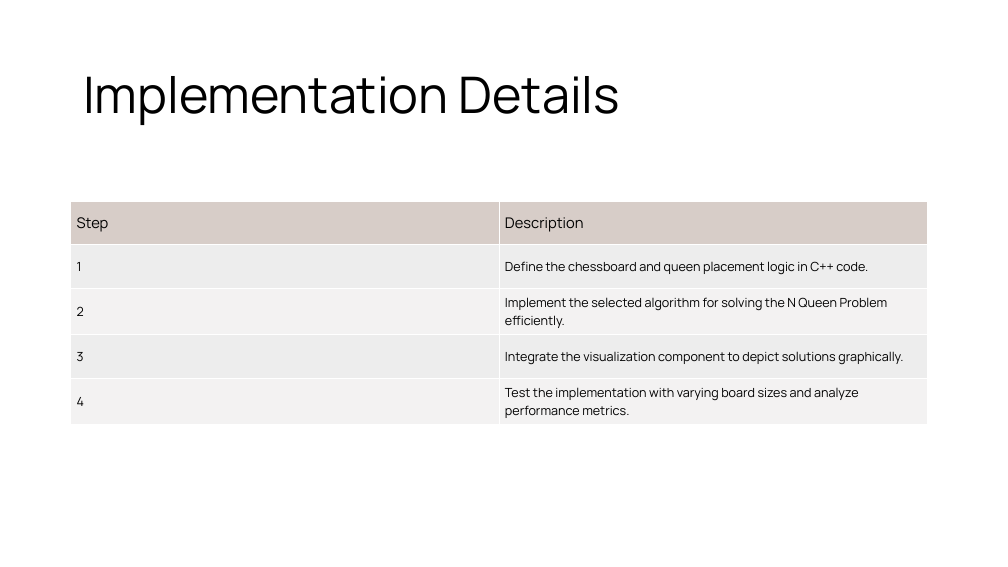
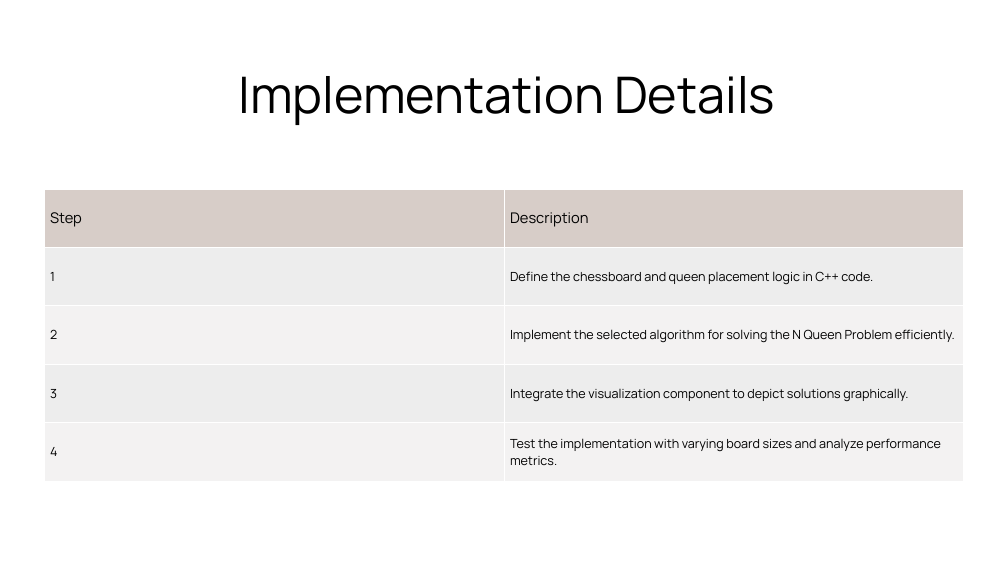
Before and after one commit to rishavd3v/NQueen_Visualizer, a slide deck: slide 5 of NQueen.pptx (slide 6 before the commit). Drawn at 1008x567 pixels with LibreOffice and Linux fonts; fonts in the diff are those of the drawing. Boxes give left, top, right and bottom in pixels: in the first picture for what was removed or moved away, otherwise in the second. Text is boxed around its words. In the diff, an @@ line names an element or a change of style, - is before the commit and + after.

```diff
--- a/NQueen.pptx
+++ b/NQueen.pptx
@@ text "Implementation Details" at <box>238,76,775,125</box>: alignment left to centre @@
@@ table: place and size @@
-table at <box>70,202,928,422</box>
+table at <box>44,189,963,482</box>
```
Also in this commit, not shown: 3 other slides changed, 1 slide added, 1 slide removed, 2 other files.
